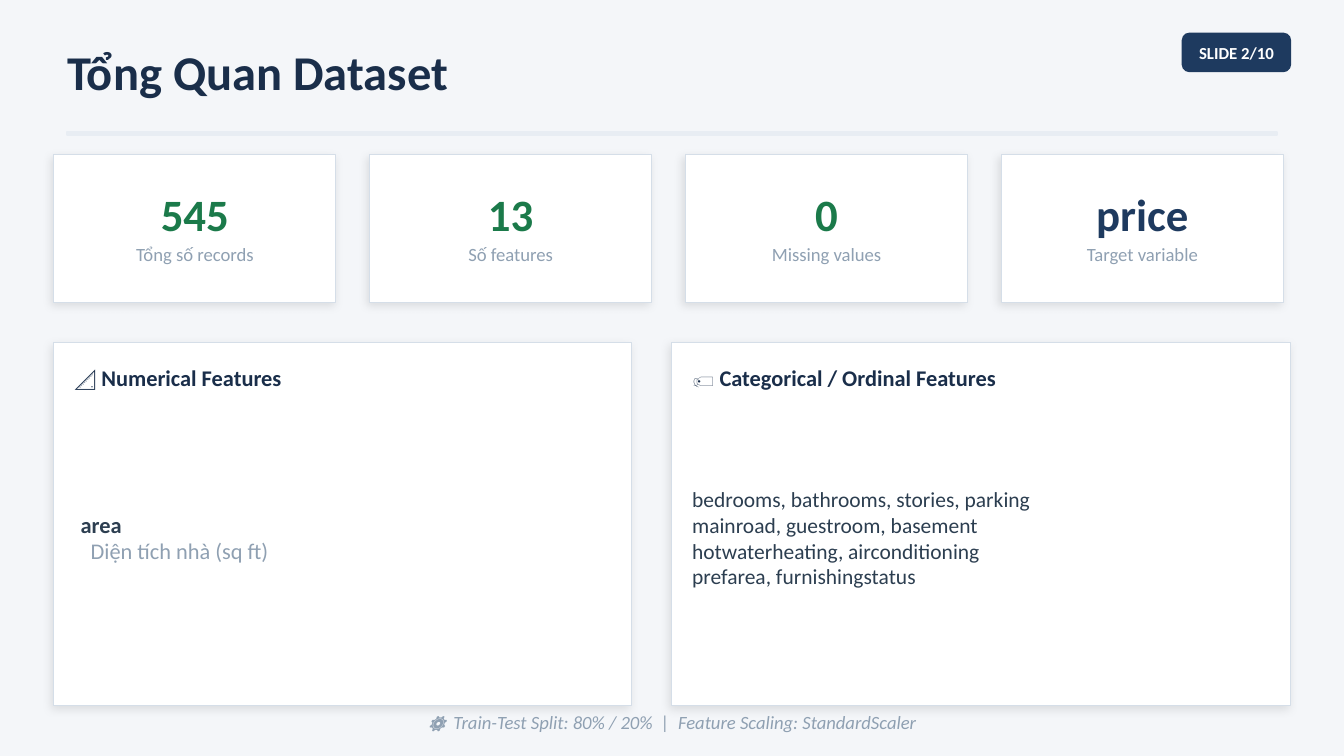
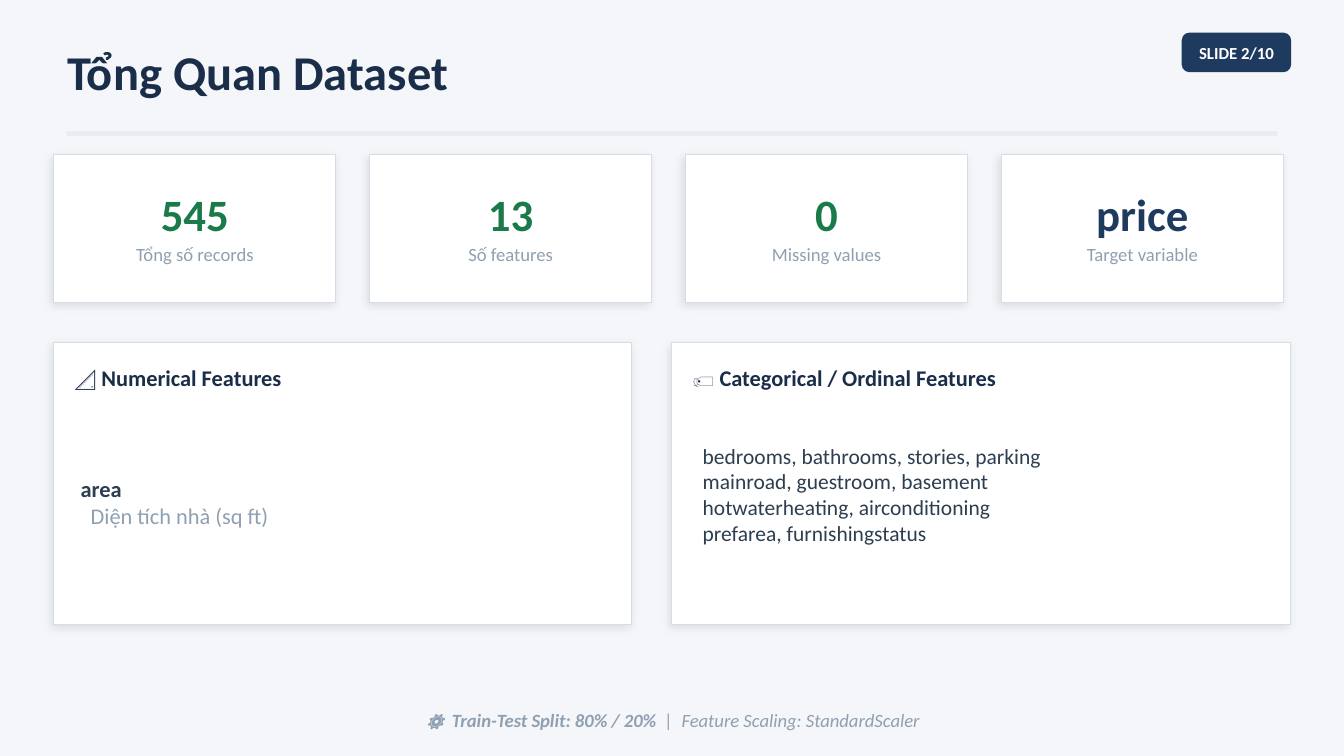
Before and after one commit to minhhiunee/housing_price_prediction, a slide deck: slide 2 of reports/slides/HousingPricePrediction.pptx. Drawn at 1344x756 pixels with LibreOffice and Linux fonts; fonts in the diff are those of the drawing. Boxes give left, top, right and bottom in pixels: in the first picture for what was removed or moved away, otherwise in the second. Text is boxed around its words. In the diff, an @@ line names an element or a change of style, - is before the commit and + after.

```diff
--- a/reports/slides/HousingPricePrediction.pptx
+++ b/reports/slides/HousingPricePrediction.pptx
@@ rectangle: place and size @@
-rectangle at (54, 343, 632, 706)
+rectangle at (54, 343, 632, 625)
@@ rectangle: place and size @@
-rectangle at (672, 343, 1290, 706)
+rectangle at (672, 343, 1290, 625)
@@ text "area": place and size @@
-text "area" at (81, 522, 269, 563)
+text "area" at (81, 486, 269, 528)
@@ text "bedrooms, bathrooms, stories, parking": place and size @@
-text "bedrooms, bathrooms, stories, parking" at (692, 492, 1030, 588)
+text "bedrooms, bathrooms, stories, parking" at (703, 449, 1040, 545)
@@ text "⚙️ Train-Test Split: 80% / ..." at (452, 714, 920, 730): bold on in "Train-Test Split: 80% / 20%" @@
```
Also in this commit, not shown: 7 other slides changed, 1 other file.
